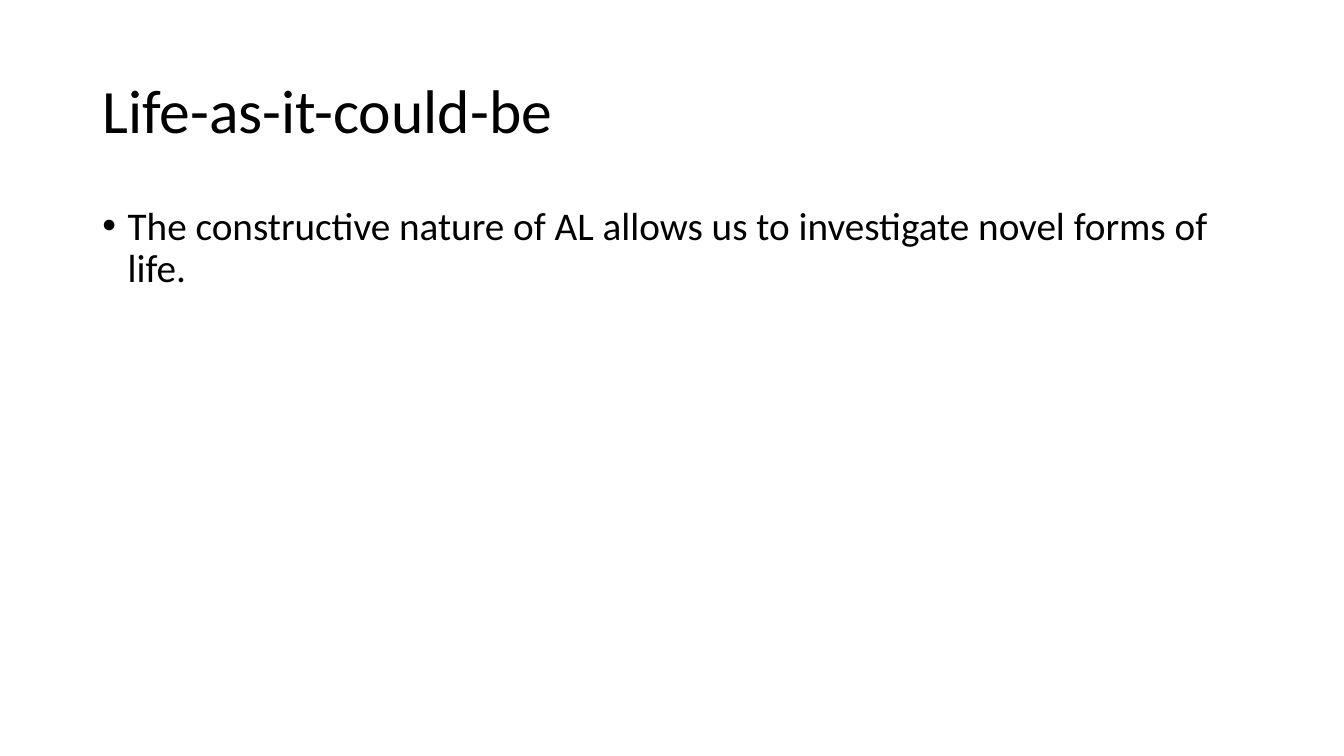
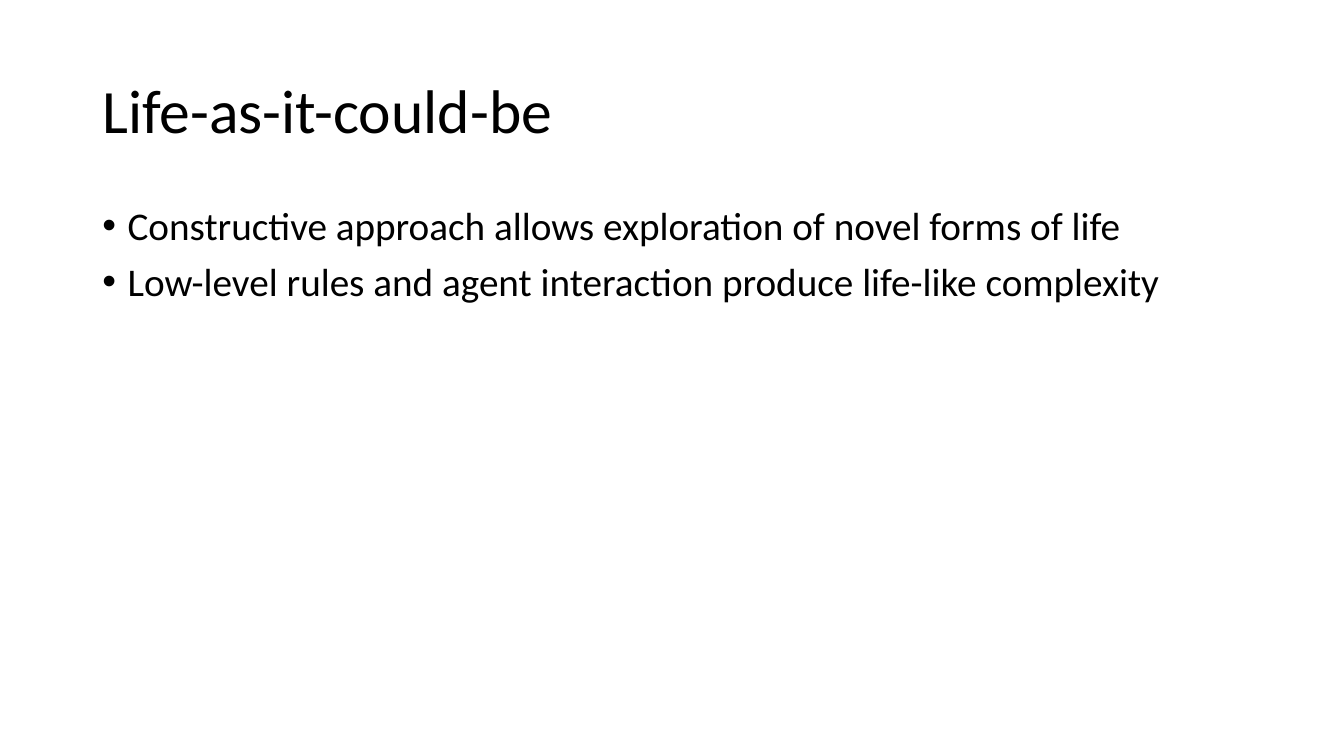
Before and after one commit to BenChurch/Fall2016, a slide deck: slide 7 of CISC879/ChapterPresentation/LectureSlidesCh8.pptx (slide 6 before the commit). Drawn at 1344x756 pixels with LibreOffice and Linux fonts; fonts in the diff are those of the drawing. Boxes give left, top, right and bottom in pixels: in the first picture for what was removed or moved away, otherwise in the second. Text is boxed around its words. In the diff, an @@ line names an element or a change of style, - is before the commit and + after.

```diff
--- a/CISC879/ChapterPresentation/LectureSlidesCh8.pptx
+++ b/CISC879/ChapterPresentation/LectureSlidesCh8.pptx
@@ text at (x1=128, y1=212, x2=1159, y2=303): text changed @@
-• The constructive nature of AL allows us to investigate novel forms of life.
+• Constructive approach allows exploration of novel forms of life
+• Low-level rules and agent interaction produce life-like complexity
```
Also in this commit, not shown: 5 other slides changed, 4 slides added, 5 other files.
